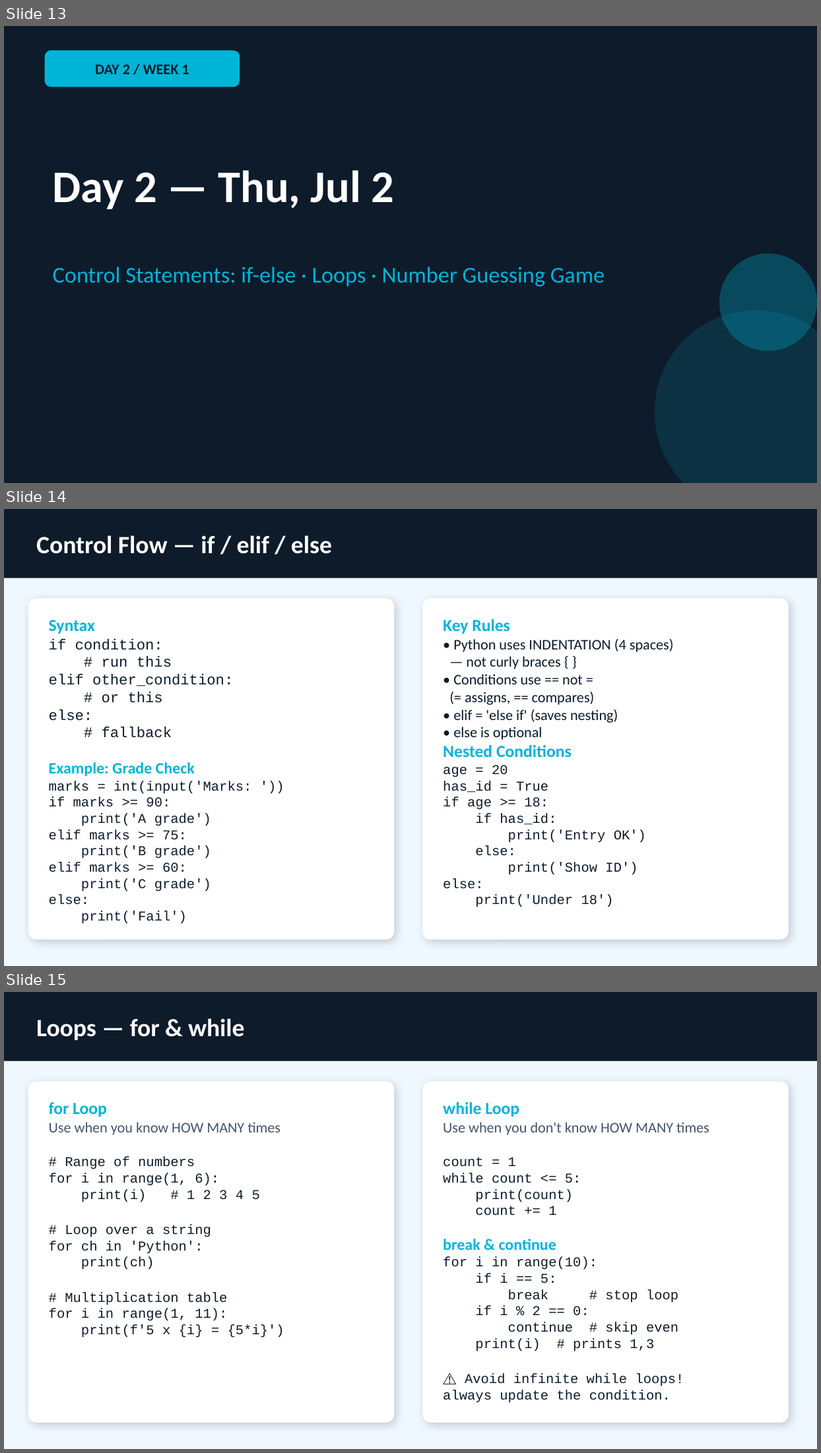
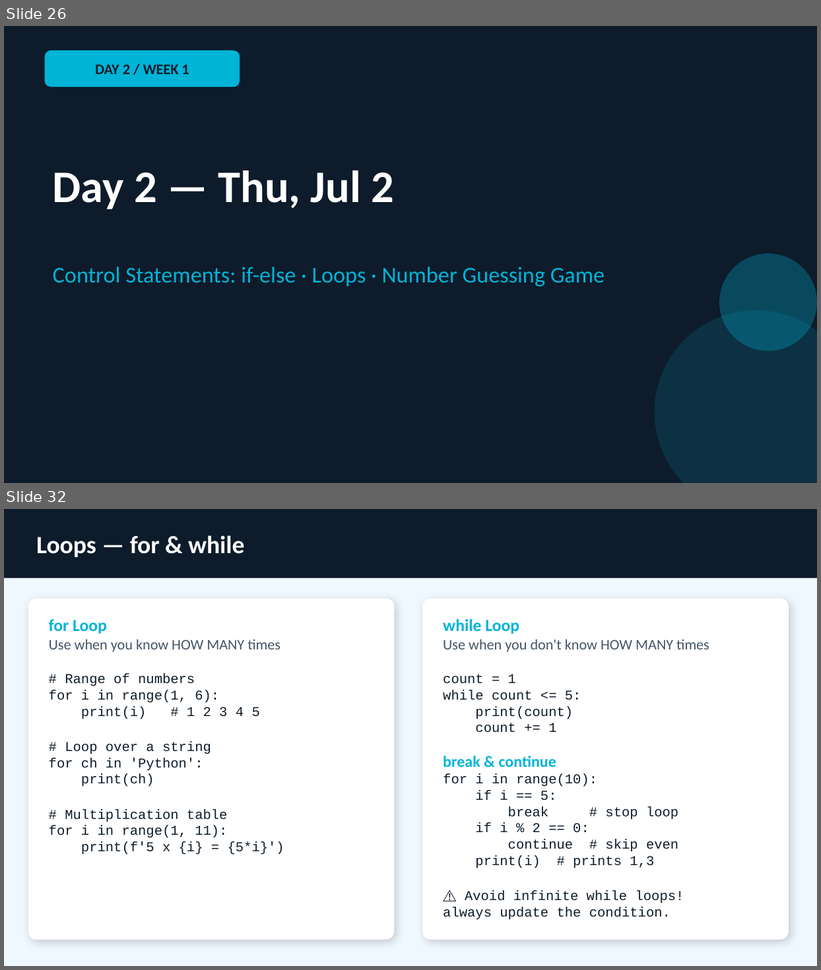
Before and after one commit to GursimranjeetSingh/2b-Academy, a slide deck: Presentations/2b_Academy_Week1.pptx. Shown one above the other, each under a label of ours: slides 13, 14 and 15 before the commit, slides 26 and 32 after it; the slides between them are not shown. The pictures are 821x1453 and 821x970 pixels, drawn with LibreOffice and Linux fonts; fonts in the diff are those of the drawing. Boxes give left, top, right and bottom in pixels: in the first picture for what was removed or moved away, otherwise in the second. Text is boxed around its words. In the diff, an @@ line names an element or a change of style, - is before the commit and + after.

```diff
--- a/Presentations/2b_Academy_Week1.pptx
+++ b/Presentations/2b_Academy_Week1.pptx
@@ slide 14 removed at box(4, 509, 817, 966), background #F0F8FF @@
@@ rectangle removed at box(4, 509, 817, 578) @@
@@ text removed at box(36, 535, 332, 554) @@
-Control Flow — if / elif / else
@@ rounded rectangle removed at box(28, 599, 394, 940) @@
@@ rounded rectangle removed at box(422, 599, 789, 940) @@
@@ text removed at box(49, 620, 252, 924) @@
-Syntax
-if condition:
-# run this
-elif other_condition:
-# or this
-else:
-# fallback
-Example: Grade Check
-marks = int(input('Marks: '))
-if marks >= 90:
-print('A grade')
-elif marks >= 75:
-print('B grade')
-elif marks >= 60:
-print('C grade')
-else:
-print('Fail')
@@ text removed at box(443, 619, 674, 908) @@
-Key Rules
-• Python uses INDENTATION (4 spaces)
-— not curly braces { }
-• Conditions use == not =
-(= assigns, == compares)
-• elif = 'else if' (saves nesting)
-• else is optional
-Nested Conditions
-age = 20
-has_id = True
-if age >= 18:
-if has_id:
-print('Entry OK')
-else:
-print('Show ID')
-else:
-print('Under 18')
@@ what was slide 13 is now slide 26 @@
@@ what was slide 15 is now slide 32 @@
```
Also in this commit, not shown: 19 slides added, 1 other slide removed.
